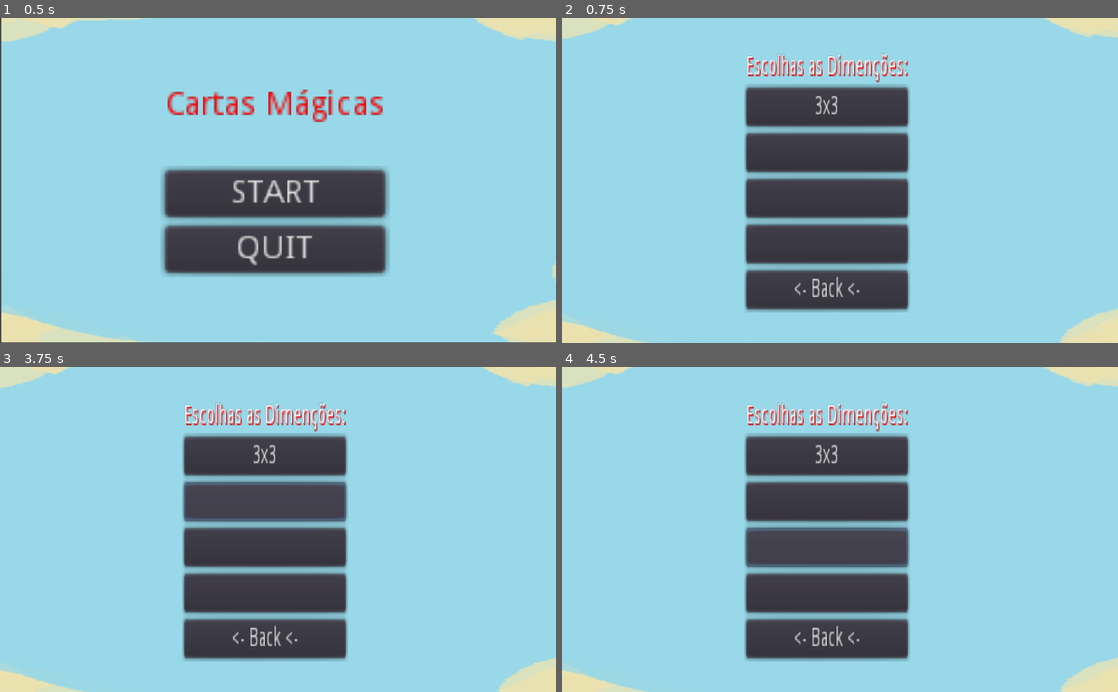
Above: before the commit, frames 1-4 (two rows, left to right).
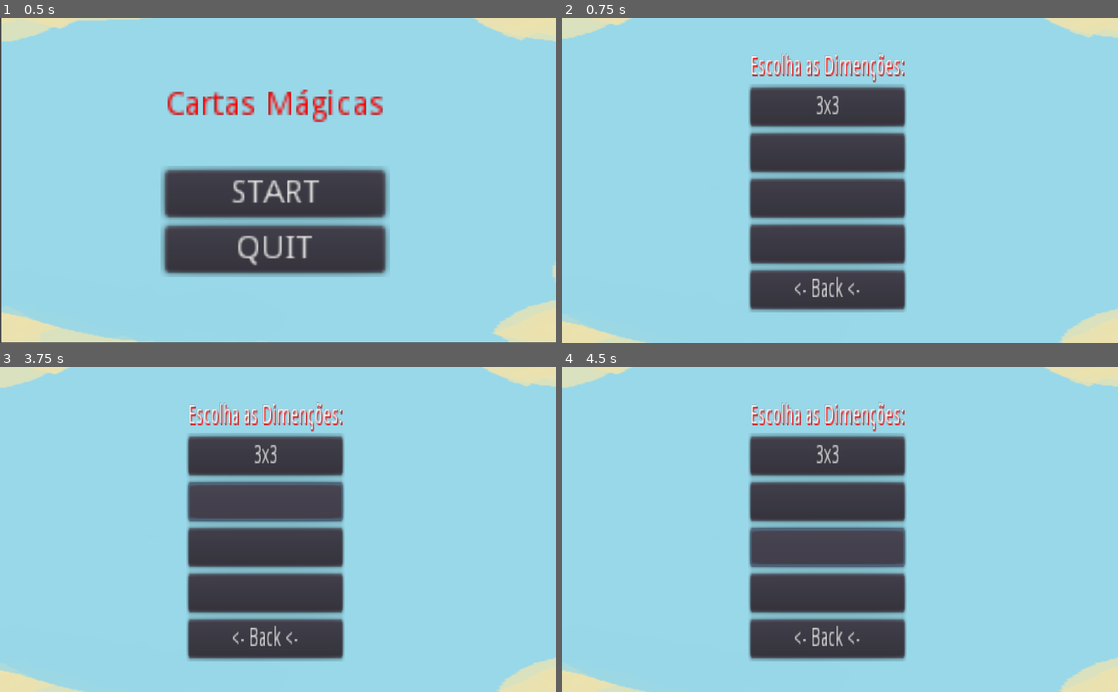
Above: after the commit, the same moments.

Repository: VictorEmanuelLima/Cartas-Magicas-jogo
Game: Godot game, scene res://menu.tscn
The game is run twice, just before and just after one commit, with the same random seed, the same clock (stepped at 60 frames per second) and the same inputs.
Inputs (mouse positions are in pixels of both pictures, inside the frame that each line leads up to):
- Up to frame 1 (0.5 s): no input
- Up to frame 2 (0.75 s): click "START" at 0.5 s
- Up to frame 3 (3.75 s): click "3x3" at 1.25 s; click "Coluna 1" at 2 s; click "<- Back" at 2.75 s; click (266, 500) at 3.5 s
- Up to frame 4 (4.5 s): click (828, 545) at 4.25 s

Frame 1 is identical in both runs. In frame 2, 2.9% of the frame differs, in the area x 32-63%, y 10-91%; in frame 3, 2.9%; in frame 4, 2.9%.

Commit message:
1

Diff:
--- a/Cartas Magicas(code)/menu2.tscn
+++ b/Cartas Magicas(code)/menu2.tscn
@@ -26,40 +26,40 @@
 }
 
 [node name="VBoxContainer" type="VBoxContainer" parent="CenterContainer"]
-margin_left = 42.0
-margin_right = 196.0
+margin_left = 46.0
+margin_right = 193.0
 margin_bottom = 134.0
 
 [node name="Label" type="Label" parent="CenterContainer/VBoxContainer"]
-margin_right = 154.0
+margin_right = 147.0
 margin_bottom = 14.0
 custom_colors/font_color_shadow = Color( 1, 0, 0, 1 )
-text = "Escolhas as Dimenções:"
+text = "Escolha as Dimenções:"
 
 [node name="Button" type="Button" parent="CenterContainer/VBoxContainer"]
 margin_top = 18.0
-margin_right = 154.0
+margin_right = 147.0
 margin_bottom = 38.0
 text = "3x3"
 
 [node name="Button2" type="Button" parent="CenterContainer/VBoxContainer"]
 margin_top = 42.0
-margin_right = 154.0
+margin_right = 147.0
 margin_bottom = 62.0
 
 [node name="Button3" type="Button" parent="CenterContainer/VBoxContainer"]
 margin_top = 66.0
-margin_right = 154.0
+margin_right = 147.0
 margin_bottom = 86.0
 
 [node name="Button4" type="Button" parent="CenterContainer/VBoxContainer"]
 margin_top = 90.0
-margin_right = 154.0
+margin_right = 147.0
 margin_bottom = 110.0
 
 [node name="Button5" type="Button" parent="CenterContainer/VBoxContainer"]
 margin_top = 114.0
-margin_right = 154.0
+margin_right = 147.0
 margin_bottom = 134.0
 text = "<- Back <-"
 [connection signal="pressed" from="CenterContainer/VBoxContainer/Button" to="." method="_on_Button_pressed"]
Not shown, changed: versao Android/Cartas Magicas2.apk
